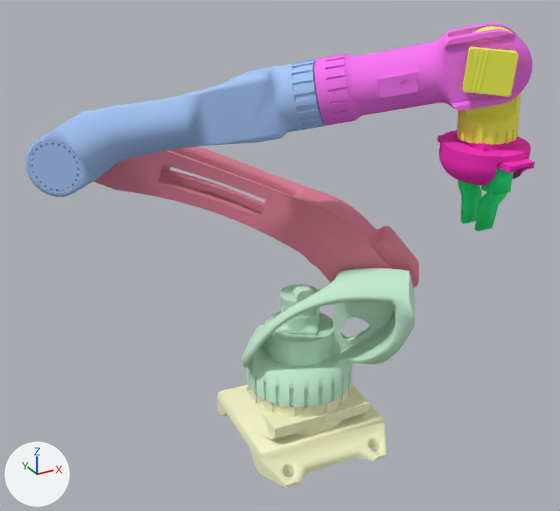
The FBX model newton-4.00/applications/media/robot.fbx as it was, and as the next commit left it.
Before and after are seen from a camera (50 mm lens) standing at (-2.39, -4.07, 3.41) and looking at (-0.17, -0.02, 1.38). Arrows for +X, +Y and +Z are at lower left; the lights stay in place. Where no turn or scale is listed for an object, it has been applied to the vertices.

The first picture shows 'ARM_FixBase_ConvexHull', 'ARM_firstArm_ConvexHull', 'ARM_orientaionAxis0_ConvexHull', 'ARM_orientaionAxis1_ConvexHull', 'ARM_orientaionAxis2_ConvexHull', 'ARM_rotating_base_ConvexHull', 'ARM_secondArm_ConvexHull', 'Object001', 'gripperLeft_ConvexHull', 'gripperRight_ConvexHull'.
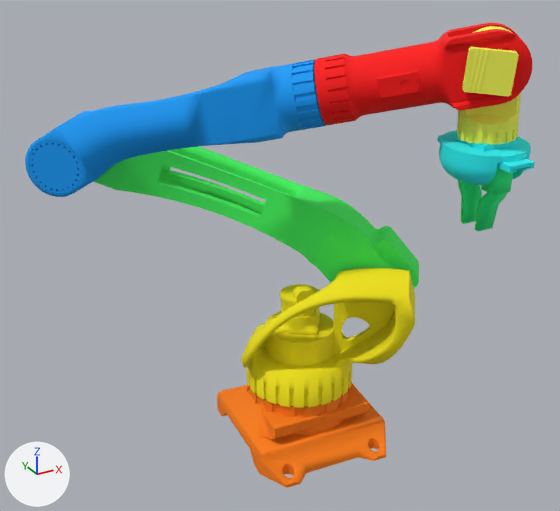
Commit message: using more saturated colors for the robot model.

Pixel boxes [x1, y1, x2, y2] of what changed, in the pictures (560 x 511 px):
'ARM_secondArm_ConvexHull', recoloured
    both: [25, 59, 326, 197]
'ARM_firstArm_ConvexHull', recoloured
    both: [93, 146, 419, 289]
'ARM_rotating_base_ConvexHull', recoloured (green to yellow)
    both: [241, 268, 415, 408]
'ARM_orientaionAxis0_ConvexHull', recoloured (pink to red)
    both: [314, 23, 532, 126]
'ARM_FixBase_ConvexHull', recoloured (beige to orange)
    both: [217, 382, 386, 488]
'ARM_orientaionAxis2_ConvexHull', recoloured (pink to cyan)
    both: [437, 130, 535, 185]

What changed in the scene script:
```text
Change mat_02___default:
    mat_02___default.base_color: (0.588, 0.906, 0.678) -> (0.933, 0.812, 0.0)  # green #caf4d7 -> yellow #f7e900
Change mat_08___default:
    mat_08___default.base_color: (0.973, 0.176, 0.91) -> (1.0, 0.0, 0.0)  # pink #fc74f5 -> red #ff0000
Change mat_04___default:
    mat_04___default.base_color: (0.992, 0.0196, 0.537) -> (0.0196, 0.937, 0.973)  # pink #fe26c2 -> cyan #26f8fc
Change mat_07___default:
    mat_07___default.base_color: (0.396, 0.588, 0.957) -> (0.0, 0.337, 0.957)  # blue #a9cafa -> blue #009dfa
Change mat_glossy_abstract_material:
    mat_glossy_abstract_material.base_color: (0.929, 0.933, 0.588) -> (0.988, 0.208, 0.0)  # beige #f7f7ca -> orange #fe7e00
Change mat_03___default:
    mat_03___default.base_color: (0.761, 0.22, 0.31) -> (0.0588, 0.98, 0.122)  # pink #e28197 -> green #45fd62
```
